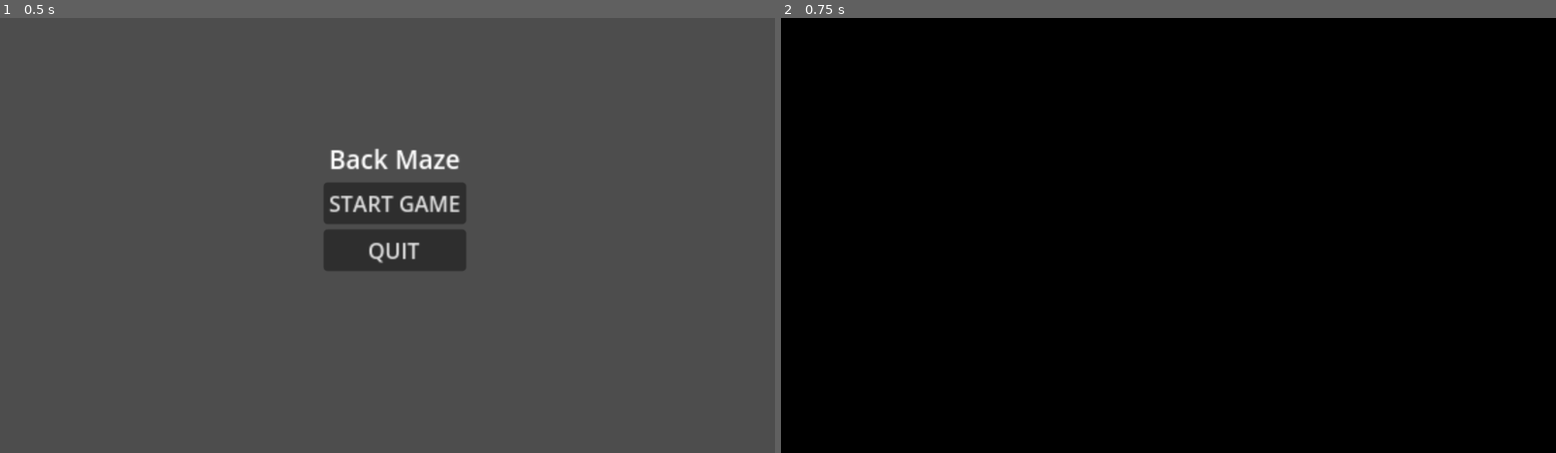
Above: before the commit, frames 1-2 (left to right).
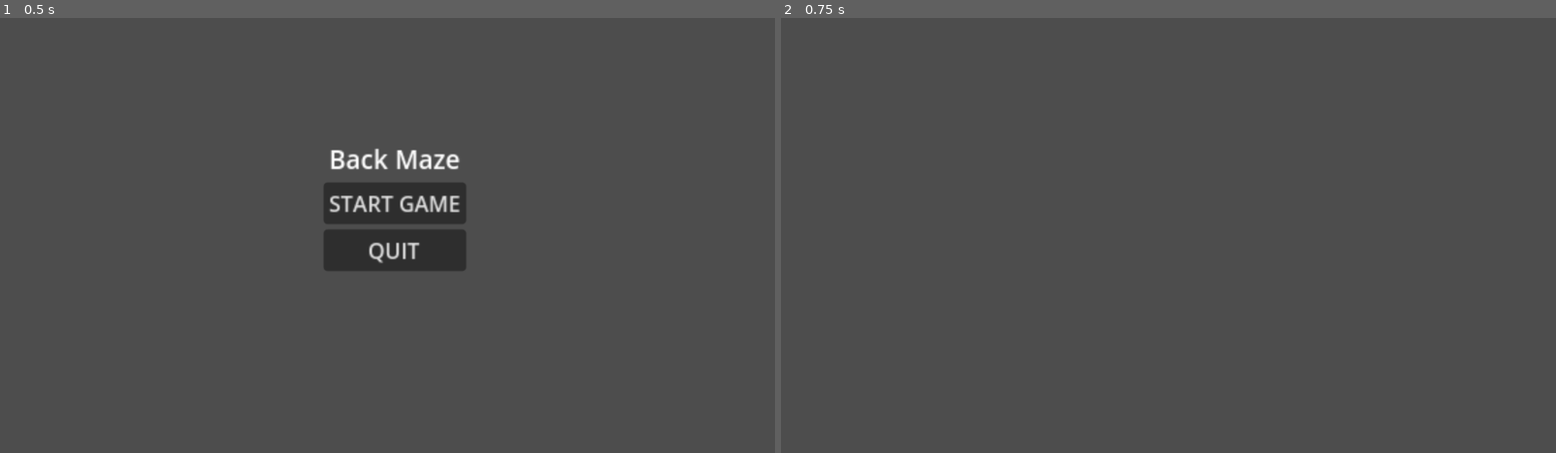
Above: after the commit, the same moments.

Repository: eduardogimenis/back_maze
Game: Godot game, scene res://scenes/ui/MainMenu.tscn
Same seed, same stepped clock (60 frames per second), same inputs: the game is played once before the commit and once after it.
Inputs:
- Up to frame 1 (0.5 s): no input
- Up to frame 2 (0.75 s): click "START GAME" at 0.5 s

Frame 1 is identical in both runs. In frame 2, 100% of the frame differs, in the area x 0-100%, y 0-100%.
Error before the commit: Invalid access to property or key 'on_trail_direction_changed' on a base object of type 'Node3D (camera_rig.gd)'. (res://scenes/main/MainGame.gd:12)

Commit message:
Last Change

Diff:
--- a/scenes/main/MainGame.gd
+++ b/scenes/main/MainGame.gd
@@ -1,24 +1,67 @@
-# res://scripts/main/testing_grounds.gd
+# res://scripts/level/LevelAssembler.gd
+# This script assembles a predefined sequence of trail scenes.
 extends Node3D
 
-@onready var level_manager: Node3D = $LevelGenerator
-@onready var player: CharacterBody3D = $Player
-@onready var camera_rig: Node3D = $CameraRig
+# --- CONFIGURATION ---
+# Create an array to hold the sequence of trail scenes you want to build.
+# You will drag your .tscn files into this array in the Godot Inspector.
+@export var trail_pieces: Array[PackedScene]
+
+# The names of the Marker3D nodes inside your trail scenes.
+const ENTRY_MARKER_NAME = "EntryPoint"
+const EXIT_MARKER_NAME = "ExitPoint"
+
 
 func _ready():
-	# --- FIX ---
-	# Connect the correct signal ('trail_direction_changed') from the LevelManager
-	# to the correct function ('on_trail_direction_changed') in the CameraRig.
-	level_manager.trail_direction_changed.connect(camera_rig.on_trail_direction_changed)
-
-	# Generate the world
-	level_manager.generate_world()
-
-	# Place the player at the start (this is overridden by generate_world, but good for testing)
-	player.global_position = Vector3(10, 1, 10)
+	# Automatically build the level when the game starts.
+	build_level()
 
 
-func _physics_process(delta: float):
-	# Every frame, tell the level manager where the player is.
-	if is_instance_valid(level_manager):
-		level_manager.update_player_position(player.global_position)
+func build_level():
+	# First, clear any previously generated level pieces.
+	for child in get_children():
+		child.queue_free()
+
+	if trail_pieces.is_empty():
+		push_warning("No trail pieces assigned to the LevelAssembler.")
+		return
+
+	# --- Place the first piece ---
+	var first_piece_scene = trail_pieces[0]
+	var current_instance = first_piece_scene.instantiate()
+	add_child(current_instance)
+	# The first piece is placed at the world origin.
+	current_instance.global_transform = Transform3D.IDENTITY
+
+	print("Placed starting piece: ", current_instance.name)
+
+	# --- Place the rest of the pieces ---
+	for i in range(1, trail_pieces.size()):
+		var next_piece_scene = trail_pieces[i]
+
+		# Find the exit point of the piece we just placed.
+		var previous_exit_marker = current_instance.get_node_or_null(EXIT_MARKER_NAME)
+		if not is_instance_valid(previous_exit_marker):
+			push_error("Piece '", current_instance.name, "' is missing an exit marker named '", EXIT_MARKER_NAME, "'. Stopping generation.")
+			return
+
+		# Instantiate the new piece we want to add.
+		var new_instance = next_piece_scene.instantiate()
+
+		# Find the entry point of the new piece.
+		var new_entry_marker = new_instance.get_node_or_null(ENTRY_MARKER_NAME)
+		if not is_instance_valid(new_entry_marker):
+			push_error("Piece '", new_instance.name, "' is missing an entry marker named '", ENTRY_MARKER_NAME, "'. Stopping generation.")
+			new_instance.queue_free() # Clean up the failed instance
+			return
+
+		# --- THE CORE LOGIC ---
+		# This is the transform math that connects the pieces.
+		# It calculates the new piece's global transform so that its entry point
+		# perfectly aligns with the previous piece's exit point.
+		new_instance.global_transform = previous_exit_marker.global_transform * new_entry_marker.transform.inverse()
+
+		# Add the new piece to the scene and update our reference for the next loop.
+		add_child(new_instance)
+		current_instance = new_instance
+		print("Placed piece: ", current_instance.name)
